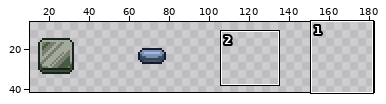
A sprite sheet gets an edit: Content/animations/powers_0.png. The first picture is a wide view before the edit; the outline marks the close-up.
Close-up. Before:
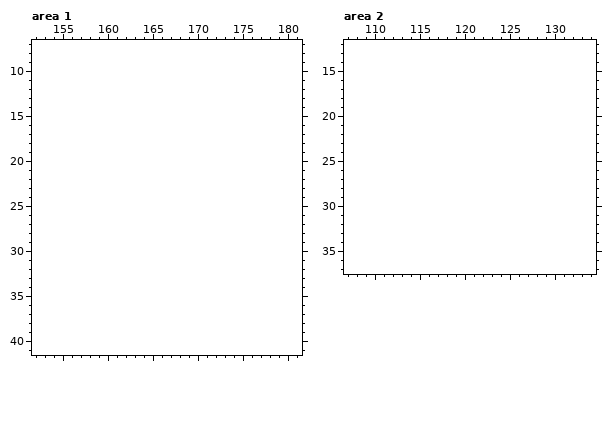
The file is 96x48 pixels. Shown: area 1: x 152..181, y 7..41; area 2: x 107..134, y 12..37. The old version is drawn lined up with the new one, on the new canvas. The wide view leaves out empty margins.
Palette (. is transparent): 
After:
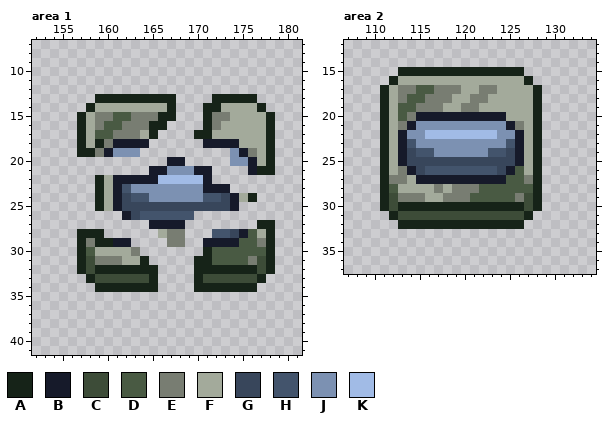
Colours new in this view: A #162318  B #161a2a  C #3d4c38  D #495a43  E #787d72  F #a3aa9b  G #38465b  H #43546c  J #7c91b2  K #a1bbe6
The author wrote: Implemented the power up, which can be collected by the paddle if caught.
From old to new:
canvas 96x48 -> 192x48
Changed rows in their new state; - is an unchanged pixel.
Area 1:
first column x 157:
13 --AAAAAAAAA----AAAAA--
14 -AFFFFFFFFA---AAFFFFA-
15 AFEEDDEEEAA---AEEFFFFA
16 AFEDDEEEAA----AEFFFFFA
17 AFDDEEEFA----AAFFFFFFA
18 AFAEBBBB------BBBBFFFA
19 AAEBJJJ----------JBEFA
20 ----------BB-----JJBFA
21 --------BBJJJBB----BAA
22 --AFBBBBBKKKKKB-------
23 --AFBHJJJJJJJJBBB-----
24 --AFBGHHJJJJJJHHGBFA--
25 --AFBGGGGGGGGGGGGB----
26 -----BGHHHHHH---------
27 --------BBBB--------AA
28 AAA------FEE---HHGBDFA
29 AEAABB----EE--BBBBDDEA
30 ADFFFFE-------ADDDDDDA
31 ACEEEFFA-----AADDDDECA
32 ACAAAAAAA----AAAAAAACA
33 -ACCCCCCA----ACCCCCCA-
34 --AAAAAAA----AAAAAAA--
Area 2:
first column x 111:
15 --AAAAAAAAAAAAAA--
16 -AFFFFFFFFFFFFFFA-
17 AFEEDDEEEFFEEFFFFA
18 AFEDDEEEFFEEFFFFFA
19 AFDDEEEFFEEFFFFFFA
20 AFDEBBBBBBBBBBFFFA
21 AFEBJJJJJJJJJJBEFA
22 AFBJJKKKKKKKKJJBFA
23 AFBHJJJJJJJJJJHBFA
24 AFBGHHJJJJJJHHGBFA
25 AFBGGGGGGGGGGGGBFA
26 AFEBGHHHHHHHHGBDFA
27 AEEFBBBBBBBBBBDDEA
28 ADFFFFEFEEEDDDDDDA
29 ACEEEFFEEEDDDDDECA
30 ACAAAAAAAAAAAAAACA
31 -ACCCCCCCCCCCCCCA-
32 --AAAAAAAAAAAAAA--
Changed places in both close-ups, as pixel boxes (x1, y1, x2, y2):
added: (77, 94, 275, 292)
added: (380, 67, 542, 229)
